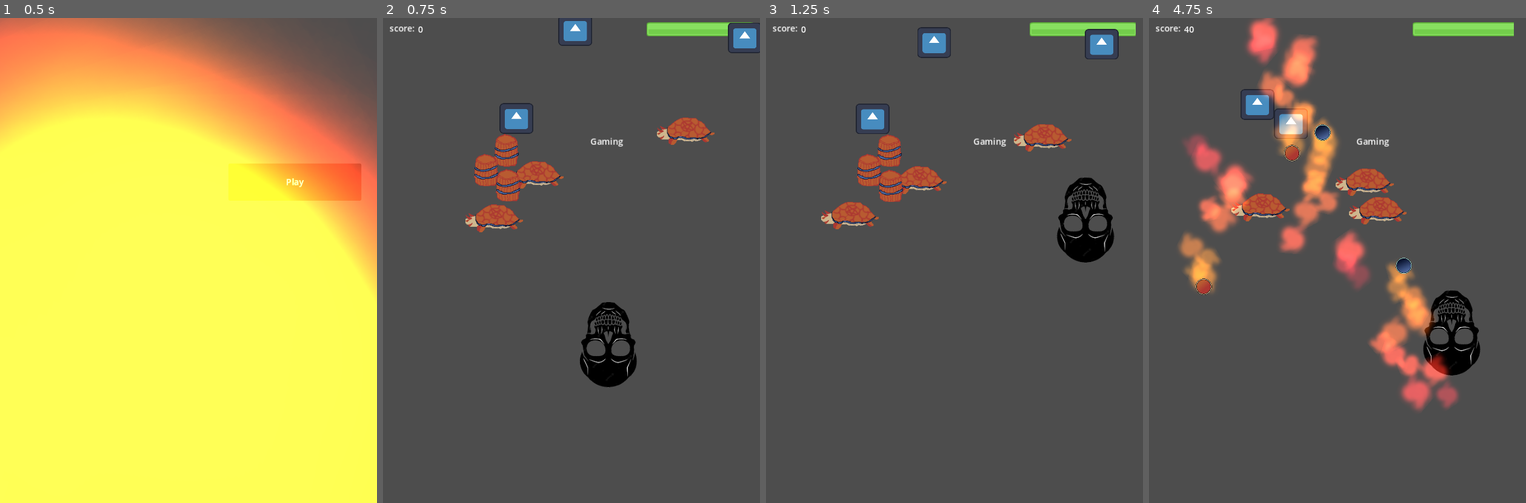
Above: before the commit, frames 1-4 (left to right).
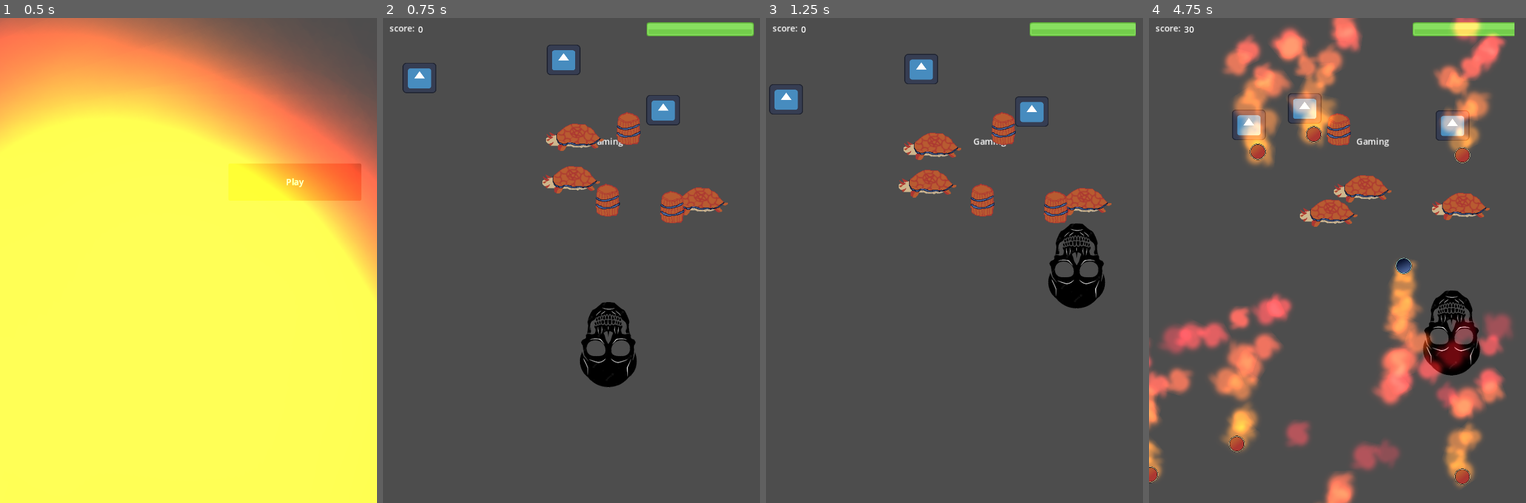
Above: after the commit, the same moments.

Repository: vaarnio/purgatory-gmtk2023
Game: Godot game, scene res://scenes/menu.tscn
Two runs of this game, one before a commit and one after it. Both use one fixed random seed, a clock stepped at 60 frames per second and the inputs below. The engine's default icon, where the game draws it, is replaced by a stand-in: a white triangle on a blue panel in a dark square.
Inputs (mouse positions are in pixels of both pictures, inside the frame that each line leads up to):
- Up to frame 1 (0.5 s): no input
- Up to frame 2 (0.75 s): click "Play" at 0.5 s
- Up to frame 3 (1.25 s): no input
- Up to frame 4 (4.75 s): tap Enter (ui_accept) at 1.25, 1.52, 2.27, 3.77, 4.52 s; move the mouse to (1420, 236) at 1.27 s; move the mouse to (1262, 284) at 2.02 s; move the mouse to (1375, 153) at 2.77 s; move the mouse to (1318, 357) at 3.52 s; move the mouse to (1450, 333) at 4.27 s

Frame 1 is identical in both runs. In frame 2, 7.1% of the frame differs, in the area x 5-100%, y 0-45%; in frame 3, 8.6%; in frame 4, 30%, in the area x 0-97%, y 0-100%.

Commit message:
spawners are now prefabs

Diff:
--- a/prefabs/blocking_enemy.tscn
+++ b/prefabs/blocking_enemy.tscn
@@ -1,11 +1,10 @@
-[gd_scene load_steps=5 format=3 uid="uid://d0yhdhkghyqba"]
+[gd_scene load_steps=4 format=3 uid="uid://d0yhdhkghyqba"]
 
 [ext_resource type="Texture2D" uid="uid://d0m5eepd4ha2u" path="res://assets/blocking_enemy_1.png" id="1_4avsp"]
 [ext_resource type="Script" path="res://scripts/blocking_enemy.gd" id="1_e1exp"]
-[ext_resource type="Script" path="res://scripts/bEnemyDetector.gd" id="3_xyiqa"]
 
 [sub_resource type="RectangleShape2D" id="RectangleShape2D_dhs4u"]
-size = Vector2(65, 35)
+size = Vector2(65, 20)
 
 [node name="blocking_enemy" type="CharacterBody2D" groups=["blocking_enemy"]]
 script = ExtResource("1_e1exp")
@@ -14,19 +13,11 @@
 texture = ExtResource("1_4avsp")
 
 [node name="shield" type="CollisionShape2D" parent="."]
-position = Vector2(4, -0.5)
+position = Vector2(4, -8)
+shape = SubResource("RectangleShape2D_dhs4u")
+
+[node name="tummy" type="CollisionShape2D" parent="."]
+position = Vector2(4, 12)
 shape = SubResource("RectangleShape2D_dhs4u")
 
 [node name="Timer" type="Timer" parent="."]
-
-[node name="Area2D" type="Area2D" parent="."]
-collision_layer = 3
-collision_mask = 3
-collision_priority = 2.0
-script = ExtResource("3_xyiqa")
-
-[node name="shield2" type="CollisionShape2D" parent="Area2D"]
-position = Vector2(4, -0.5)
-shape = SubResource("RectangleShape2D_dhs4u")
-
-[connection signal="body_entered" from="Area2D" to="Area2D" method="_on_body_entered"]
--- a/prefabs/frenemy.tscn
+++ b/prefabs/frenemy.tscn
@@ -1,8 +1,7 @@
-[gd_scene load_steps=5 format=3 uid="uid://c5m44qhpa8n54"]
+[gd_scene load_steps=4 format=3 uid="uid://c5m44qhpa8n54"]
 
 [ext_resource type="Script" path="res://scripts/Frenemy.gd" id="1_ibxak"]
 [ext_resource type="Texture2D" uid="uid://dtb8p3j42wqtc" path="res://assets/icon.svg" id="2_ieark"]
-[ext_resource type="Script" path="res://scripts/frenemyDetector.gd" id="3_gt7u6"]
 
 [sub_resource type="RectangleShape2D" id="RectangleShape2D_twx78"]
 size = Vector2(61, 58)
@@ -20,15 +19,3 @@
 [node name="CollisionShape2D" type="CollisionShape2D" parent="."]
 position = Vector2(-0.5, 0)
 shape = SubResource("RectangleShape2D_twx78")
-
-[node name="Area2D" type="Area2D" parent="."]
-collision_layer = 3
-collision_mask = 3
-collision_priority = 2.0
-script = ExtResource("3_gt7u6")
-
-[node name="CollisionShape2D" type="CollisionShape2D" parent="Area2D"]
-position = Vector2(-0.5, 0)
-shape = SubResource("RectangleShape2D_twx78")
-
-[connection signal="body_entered" from="Area2D" to="Area2D" method="_on_body_entered"]
--- /dev/null
+++ b/prefabs/spawn_blenemy.tscn
@@ -0,0 +1,11 @@
+[gd_scene load_steps=2 format=3 uid="uid://brq8wxd824yvg"]
+
+[sub_resource type="RectangleShape2D" id="RectangleShape2D_mfwhr"]
+size = Vector2(702, 200)
+
+[node name="spawn_blenemy" type="Area2D"]
+position = Vector2(-1, 200)
+
+[node name="CollisionShape2D" type="CollisionShape2D" parent="."]
+position = Vector2(352, 100)
+shape = SubResource("RectangleShape2D_mfwhr")
--- /dev/null
+++ b/prefabs/spawn_frenemy.tscn
@@ -0,0 +1,10 @@
+[gd_scene load_steps=2 format=3 uid="uid://dd3vwo5nmsyqi"]
+
+[sub_resource type="RectangleShape2D" id="RectangleShape2D_mfwhr"]
+size = Vector2(702, 200)
+
+[node name="spawn_frenemy" type="Area2D"]
+
+[node name="CollisionShape2D" type="CollisionShape2D" parent="."]
+position = Vector2(351, 101)
+shape = SubResource("RectangleShape2D_mfwhr")
--- a/scenes/level1_valtteri.tscn
+++ b/scenes/level1_valtteri.tscn
@@ -1,29 +1,19 @@
-[gd_scene load_steps=5 format=3 uid="uid://b24qda5m77hhx"]
+[gd_scene load_steps=6 format=3 uid="uid://b24qda5m77hhx"]
 
 [ext_resource type="Script" path="res://scripts/level1logic.gd" id="1_bxjtq"]
 [ext_resource type="PackedScene" uid="uid://d4kuaf4j3bw6j" path="res://prefabs/player.tscn" id="2_s0apy"]
+[ext_resource type="PackedScene" uid="uid://dd3vwo5nmsyqi" path="res://prefabs/spawn_frenemy.tscn" id="3_mgxky"]
+[ext_resource type="PackedScene" uid="uid://brq8wxd824yvg" path="res://prefabs/spawn_blenemy.tscn" id="4_7m0ox"]
 [ext_resource type="PackedScene" uid="uid://ch71loucpaifd" path="res://prefabs/hud.tscn" id="6_0fp13"]
 
-[sub_resource type="RectangleShape2D" id="RectangleShape2D_mfwhr"]
-size = Vector2(702, 200)
-
-[node name="Node2D" type="Node2D"]
+[node name="Node2D2" type="Node2D"]
 script = ExtResource("1_bxjtq")
 
 [node name="Player" parent="." instance=ExtResource("2_s0apy")]
 position = Vector2(358, 686)
 
-[node name="spawn_frenemy" type="Area2D" parent="."]
+[node name="spawn_frenemy" parent="." instance=ExtResource("3_mgxky")]
 
-[node name="CollisionShape2D" type="CollisionShape2D" parent="spawn_frenemy"]
-position = Vector2(351, 101)
-shape = SubResource("RectangleShape2D_mfwhr")
-
-[node name="spawn_blenemy" type="Area2D" parent="."]
-position = Vector2(-1, 200)
-
-[node name="CollisionShape2D" type="CollisionShape2D" parent="spawn_blenemy"]
-position = Vector2(352, 100)
-shape = SubResource("RectangleShape2D_mfwhr")
+[node name="spawn_blenemy" parent="." instance=ExtResource("4_7m0ox")]
 
 [node name="hud" parent="." instance=ExtResource("6_0fp13")]
